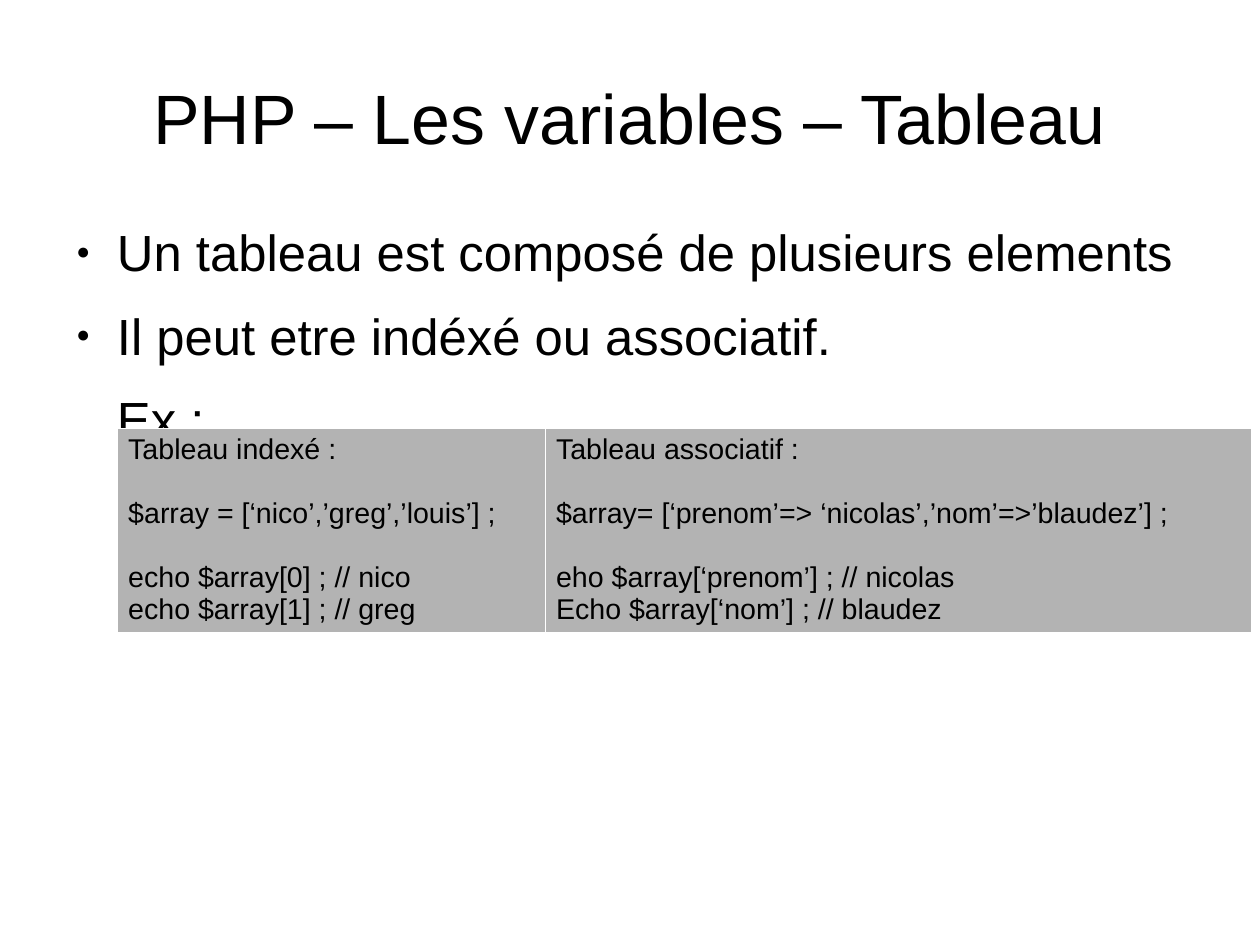
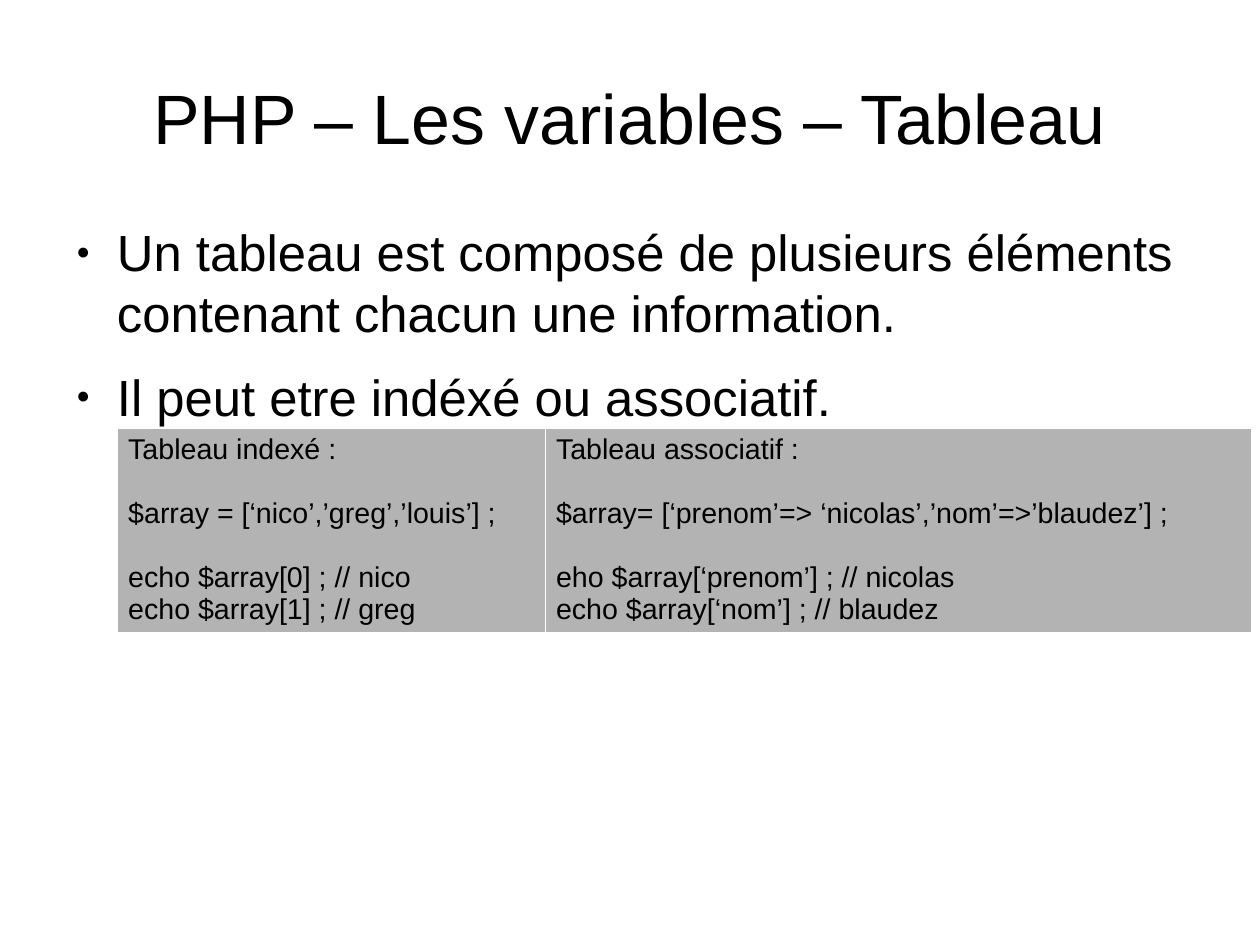
Before and after one commit to NicoM88/formation, a slide deck: slide 6 of PHP/formation.odp. Drawn at 1260x945 pixels with LibreOffice and Linux fonts; fonts in the diff are those of the drawing. Boxes give left, top, right and bottom in pixels: in the first picture for what was removed or moved away, otherwise in the second. Text is boxed around its words. In the diff, an @@ line names an element or a change of style, - is before the commit and + after.

```diff
--- a/PHP/formation.odp
+++ b/PHP/formation.odp
@@ text at box(117, 233, 1173, 333): text changed @@
-● Un tableau est composé de plusieurs elements
+● Un tableau est composé de plusieurs éléments contenant chacun une information.
@@ text at box(117, 398, 176, 449): paragraph removed @@
-Ex :
@@ table at box(117, 429, 1251, 632) @@
-row 1, column 2: Tableau associatif : / $array= [‘prenom’=> ‘nicolas’,’nom’=>’blaudez’] ; / eho $array[‘prenom’] ; // nicolas / Echo $array[‘nom’] ; // blaudez
+row 1, column 2: Tableau associatif : / $array= [‘prenom’=> ‘nicolas’,’nom’=>’blaudez’] ; / eho $array[‘prenom’] ; // nicolas / echo $array[‘nom’] ; // blaudez
```
Also in this commit, not shown: 6 other slides changed, 1 other file.
